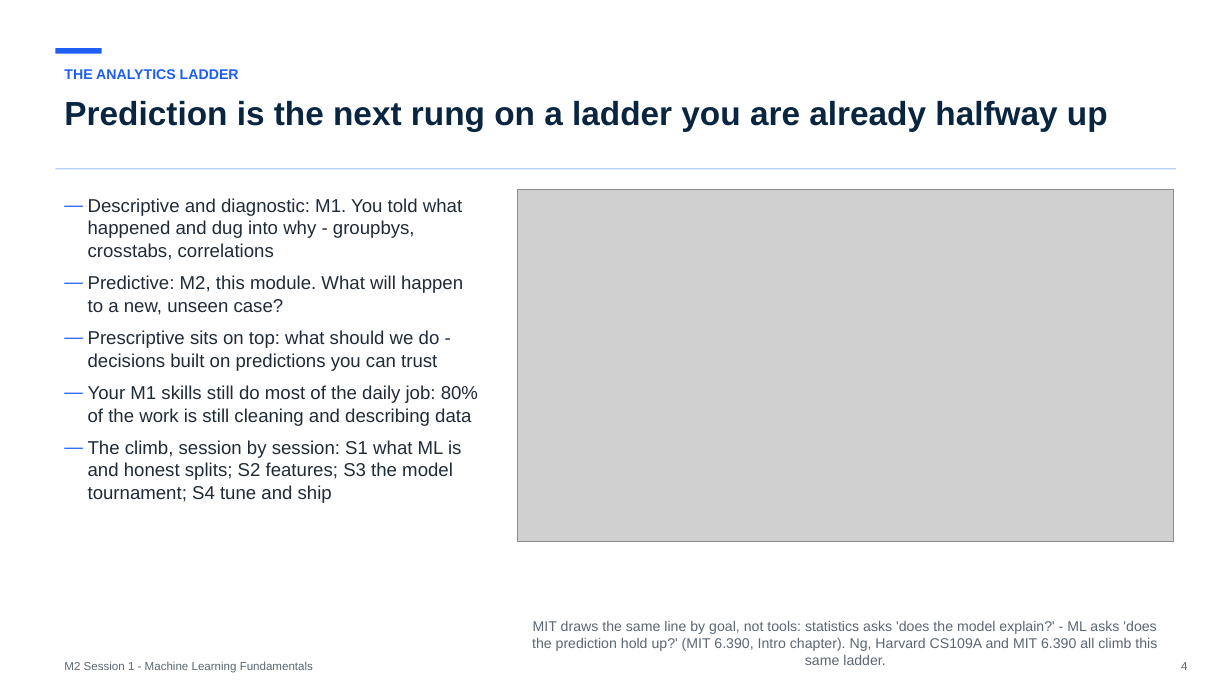
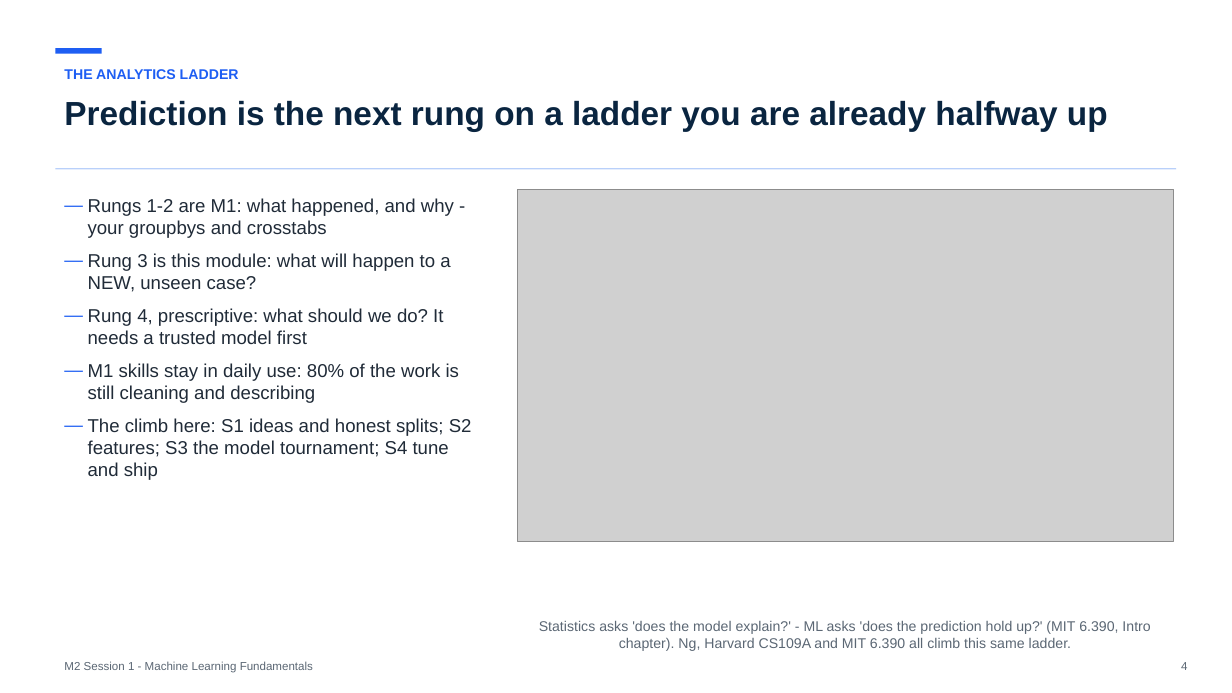
Before and after one commit to koenossendrijver/fontys-tech-exercises, a slide deck: slide 4 of presentations/m2-session-1-machine-learning-fundamentals.pptx. Drawn at 1232x693 pixels with LibreOffice and Linux fonts; fonts in the diff are those of the drawing; grey boxes stand for pictures. Boxes give left, top, right and bottom in pixels: in the first picture for what was removed or moved away, otherwise in the second. Text is boxed around its words. In the diff, an @@ line names an element or a change of style, - is before the commit and + after.

```diff
--- a/presentations/m2-session-1-machine-learning-fundamentals.pptx
+++ b/presentations/m2-session-1-machine-learning-fundamentals.pptx
@@ text at (88, 198, 472, 480): text changed @@
-— Descriptive and diagnostic: M1. You told what happened and dug into why - groupbys, crosstabs, correlations
-— Predictive: M2, this module. What will happen to a new, unseen case?
-— Prescriptive sits on top: what should we do - decisions built on predictions you can trust
-— Your M1 skills still do most of the daily job: 80% of the work is still cleaning and describing data
-— The climb, session by session: S1 what ML is and honest splits; S2 features; S3 the model tournament; S4 tune and ship
+— Rungs 1-2 are M1: what happened, and why - your groupbys and crosstabs
+— Rung 3 is this module: what will happen to a NEW, unseen case?
+— Rung 4, prescriptive: what should we do? It needs a trusted model first
+— M1 skills stay in daily use: 80% of the work is still cleaning and describing
+— The climb here: S1 ideas and honest splits; S2 features; S3 the model tournament; S4 tune and ship
@@ text at (539, 621, 1150, 651): text changed @@
-MIT draws the same line by goal, not tools: statistics asks 'does the model explain?' - ML asks 'does the prediction hold up?' (MIT 6.390, Intro chapter). Ng, Harvard CS109A and MIT 6.390 all climb this same ladder.
+Statistics asks 'does the model explain?' - ML asks 'does the prediction hold up?' (MIT 6.390, Intro chapter). Ng, Harvard CS109A and MIT 6.390 all climb this same ladder.
```
Also in this commit, not shown: 14 other slides changed, 7 other files.
